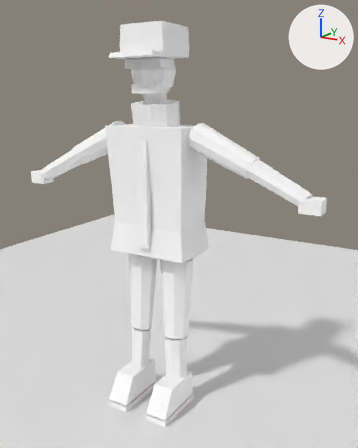
One commit to the Blender file ArtSource/Pedestrians/Blender/LastRouteFerryman3D.blend: the scene before it, then after it.
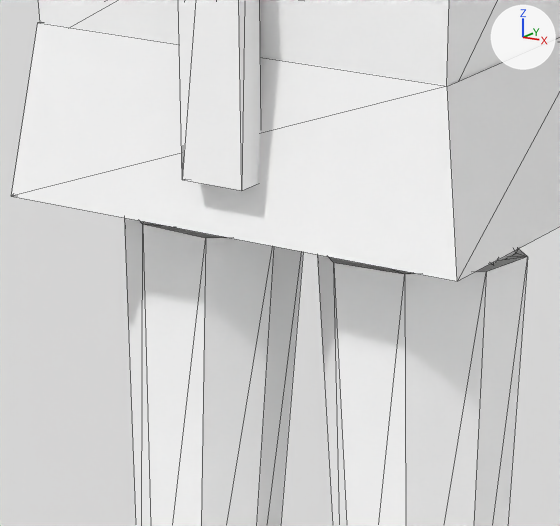
Old and new are each drawn whole from a 50 mm lens placed at (1.235, -1.874, 1.447), pointed at (0.095, 0.026, 0.895) and again close up on the part from 30% to 56% of the width and 49% to 68% of the height. The axes (+X, +Y, +Z) are drawn at upper right. The lights are the same throughout. The first two pictures are the older version. The close-ups show mesh edges as thin lines.

Script lines for the objects in view, before the commit:
```python
me_clo_coathem_mesh = bpy.data.meshes.new('CLO_CoatHem_Mesh')
me_clo_coathem_mesh.from_pydata(...)  # 8 vertices, 6 faces; spans x -0.196..0.196, y -0.124..0.132, z 0.062..0.196
me_clo_coathem_mesh.materials.append(mat_mat_player3dlit)
me_clo_coatwaist_mesh = bpy.data.meshes.new('CLO_CoatWaist_Mesh')
me_clo_coatwaist_mesh.from_pydata(...)  # 8 vertices, 6 faces; spans x -0.187..0.187, y -0.11..0.114, z -0.02..0.192
me_clo_coatwaist_mesh.materials.append(mat_mat_player3dlit)
me_clo_trouserupper_l_mesh = bpy.data.meshes.new('CLO_TrouserUpper.L_Mesh')
me_clo_trouserupper_l_mesh.from_pydata(...)  # 16 vertices, 10 faces; spans x -0.064..0.086, y -0.071..0.055, z -0.396..-0.013
me_clo_trouserupper_l_mesh.materials.append(mat_mat_player3dlit)
ob_clo_coathem = bpy.data.objects.new('CLO_CoatHem', me_clo_coathem_mesh)
ob_clo_coathem.location = (0.0, 0.008, 0.7)
_m = ob_clo_coathem.modifiers.new('Triangulate', 'TRIANGULATE')
_m.quad_method = 'FIXED'
_m.ngon_method = 'CLIP'
ob_clo_coatwaist = bpy.data.objects.new('CLO_CoatWaist', me_clo_coatwaist_mesh)
ob_clo_coatwaist.location = (0.0, 0.004, 0.9)
_m = ob_clo_coatwaist.modifiers.new('Triangulate', 'TRIANGULATE')
_m.quad_method = 'FIXED'
_m.ngon_method = 'CLIP'
ob_clo_trouserupper_l = bpy.data.objects.new('CLO_TrouserUpper.L', me_clo_trouserupper_l_mesh)
ob_clo_trouserupper_l.location = (0.083, 0.012, 0.75)
_m = ob_clo_trouserupper_l.modifiers.new('Triangulate', 'TRIANGULATE')
_m.quad_method = 'FIXED'
_m.ngon_method = 'CLIP'
# also in view: 'CLO_TrouserUpper.R' at (-0.094, 0.004, 0.545); 'PreviewGround' at (0.0, 0.35, -0.035); 'CLO_CoatFacing' at (0.0, -0.118, 1.04)
```
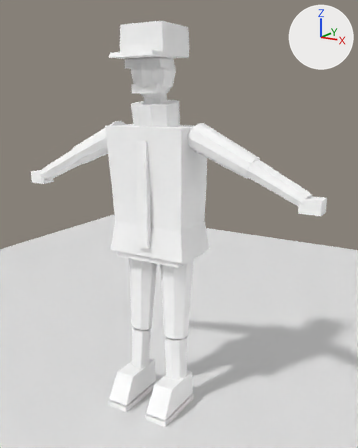
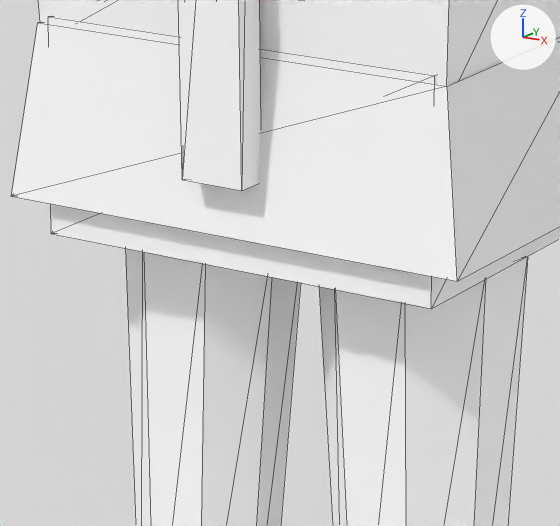
The change, as a list of edits to the scene's bpy script:
```text
Add me_clo_coatseat_mesh:
    me_clo_coatseat_mesh.from_pydata([(-0.168, -0.113, 0.034), (0.168, -0.113, 0.034), (-0.168, 0.125, 0.034), (0.168, 0.125, 0.034), (-0.168, -0.108, 0.202), (0.168, -0.108, 0.202), (-0.168, 0.112, 0.202), (0.168, 0.112, 0.202)], [], [(0, 2, 3, 1), (4, 5, 7, 6), (0, 1, 5, 4), (2, 6, 7, 3), (0, 4, 6, 2), (1, 3, 7, 5)])
    me_clo_coatseat_mesh.materials.append(mat_mat_player3dlit)
Add ob_clo_coatseat:
    ob_clo_coatseat = bpy.data.objects.new('CLO_CoatSeat', me_clo_coatseat_mesh)
    ob_clo_coatseat.location = (0.0, 0.008, 0.7)
    _m = ob_clo_coatseat.modifiers.new('Triangulate', 'TRIANGULATE')
    _m.quad_method = 'FIXED'
    _m.ngon_method = 'CLIP'
```

Boxes (x1, y1, x2, y2) around the edits, measured in the close-ups (560 x 526 px):
'CLO_CoatSeat', added
    after: (48, 16, 560, 308)
